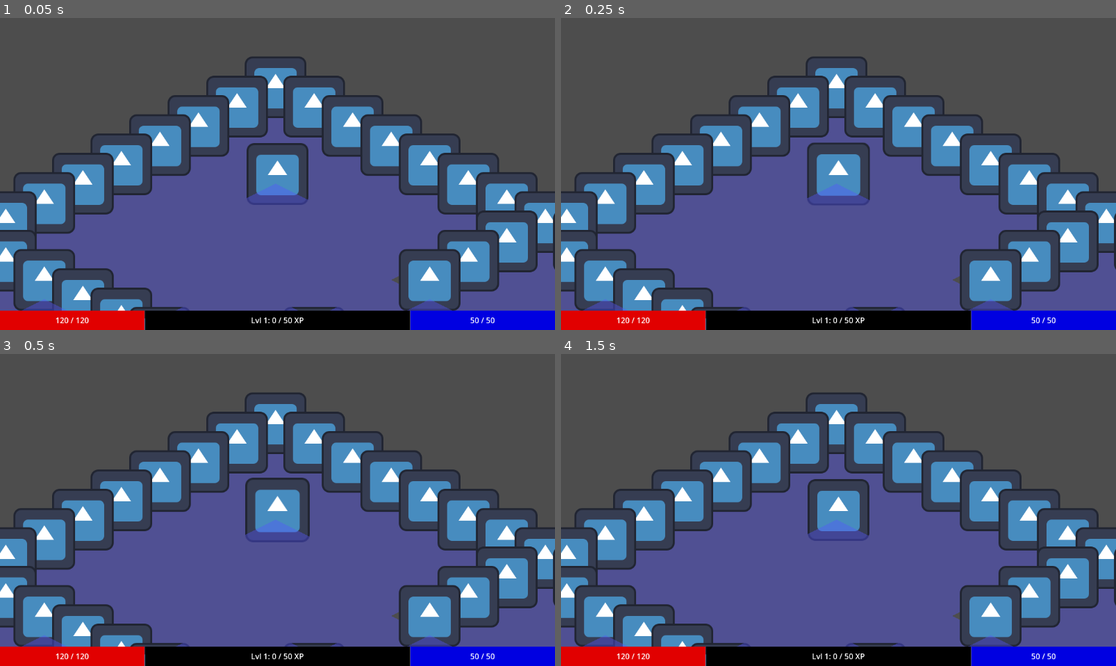
Above: before the commit, frames 1-4 (two rows, left to right).
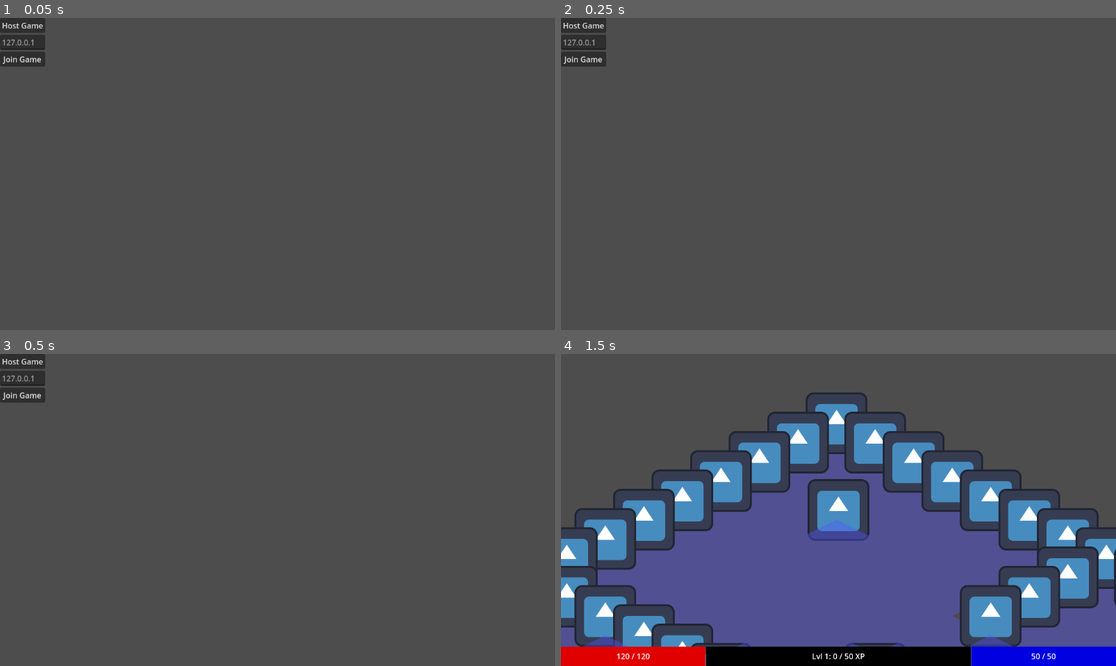
Above: after the commit, the same moments.

Repository: PietPadda/Godot_2D_ARPG
Game: Godot game, scene res://scenes/ui/main_menu.tscn
Same seed, same stepped clock (60 frames per second), same inputs: the game is played once before the commit and once after it. Before the commit the project starts from res://scenes/levels/main.tscn. The engine's default icon, where the game draws it, is replaced by a stand-in: a white triangle on a blue panel in a dark square.
Inputs (mouse positions are in pixels of both pictures, inside the frame that each line leads up to):
- Up to frame 1 (0.05 s): no input
- Up to frame 2 (0.25 s): no input
- Up to frame 3 (0.5 s): no input
- Up to frame 4 (1.5 s): click (583, 360) at 0.5 s, where only the run after the commit has a clickable "Host Game"; tap Enter at 1.25 s; move the mouse to (960, 494) at 1.27 s; hold E (interact) from 1.28 s (still down); click (960, 494) at 1.42 s

The runs differ from the first frame. In frame 1, 55% of the frame differs, in the area x 0-100%, y 0-100%; in frame 2, 55%; in frame 3, 55%; in frame 4, nothing differs.

Commit message:
feat(network): create main menu for hosting and joining

Diff:
--- a/project.godot
+++ b/project.godot
@@ -12,7 +12,7 @@
 
 config/name="2D_ARPG"
 config/tags=PackedStringArray("game")
-run/main_scene="uid://cys1ord7jy672"
+run/main_scene="uid://cefwayew7ouqs"
 config/features=PackedStringArray("4.4", "Mobile")
 config/icon="res://assets/icon.svg"
 
--- /dev/null
+++ b/scenes/ui/main_menu.tscn
@@ -0,0 +1,25 @@
+[gd_scene load_steps=2 format=3 uid="uid://cefwayew7ouqs"]
+
+[ext_resource type="Script" uid="uid://cl38cnn3w05pn" path="res://scripts/ui/main_menu.gd" id="1_sl1te"]
+
+[node name="MainMenu" type="Control"]
+layout_mode = 3
+anchors_preset = 0
+script = ExtResource("1_sl1te")
+
+[node name="VBoxContainer" type="VBoxContainer" parent="."]
+layout_mode = 0
+offset_right = 40.0
+offset_bottom = 40.0
+
+[node name="HostButton" type="Button" parent="VBoxContainer"]
+layout_mode = 2
+text = "Host Game"
+
+[node name="IPAddressEdit" type="LineEdit" parent="VBoxContainer"]
+layout_mode = 2
+placeholder_text = "127.0.0.1"
+
+[node name="JoinButton" type="Button" parent="VBoxContainer"]
+layout_mode = 2
+text = "Join Game"
--- a/scripts/core/network_manager.gd
+++ b/scripts/core/network_manager.gd
@@ -36,6 +36,20 @@
 	# The ID for the host is always 1.
 	players[1] = { "name": "Host Player" }
 
+# Call this to connect to a server at a given IP address.
+func join_game(ip_address: String):
+	var peer = ENetMultiplayerPeer.new()
+	# Default to 127.0.0.1 (yourself) if no IP is provided.
+	if ip_address == "":
+		ip_address = "127.0.0.1"
+
+	var error = peer.create_client(ip_address, DEFAULT_PORT)
+	if error != OK:
+		print("Failed to create client!")
+		return
+
+	multiplayer.multiplayer_peer = peer
+	print("Joining game at %s..." % ip_address)
 
 # --- Signal Callbacks ---
 func _on_peer_connected(id: int):
--- /dev/null
+++ b/scripts/ui/main_menu.gd
@@ -0,0 +1,26 @@
+# scripts/ui/main_menu.gd
+extends Control
+
+# --- Scene Nodes ---
+@onready var host_button: Button = $VBoxContainer/HostButton
+@onready var join_button: Button = $VBoxContainer/JoinButton
+@onready var ip_address_edit: LineEdit = $VBoxContainer/IPAddressEdit
+
+func _ready():
+	host_button.pressed.connect(_on_host_button_pressed)
+	join_button.pressed.connect(_on_join_button_pressed)
+
+# --- Signal Handlers ---
+# When the "Host" button is pressed, call the NetworkManager.
+func _on_host_button_pressed():
+	NetworkManager.host_game()
+	# For now, we'll just immediately switch to the main game scene.
+	# Later, this would transition to a lobby screen.
+	get_tree().change_scene_to_file("res://scenes/levels/main.tscn")
+
+# When the "Join" button is pressed, call the NetworkManager with the IP address.
+func _on_join_button_pressed():
+	NetworkManager.join_game(ip_address_edit.text)
+	# The client also switches to the main game scene. The NetworkManager will
+	# tell us if the connection fails.
+	get_tree().change_scene_to_file("res://scenes/levels/main.tscn")
Not shown, added: scripts/ui/main_menu.gd.uid
